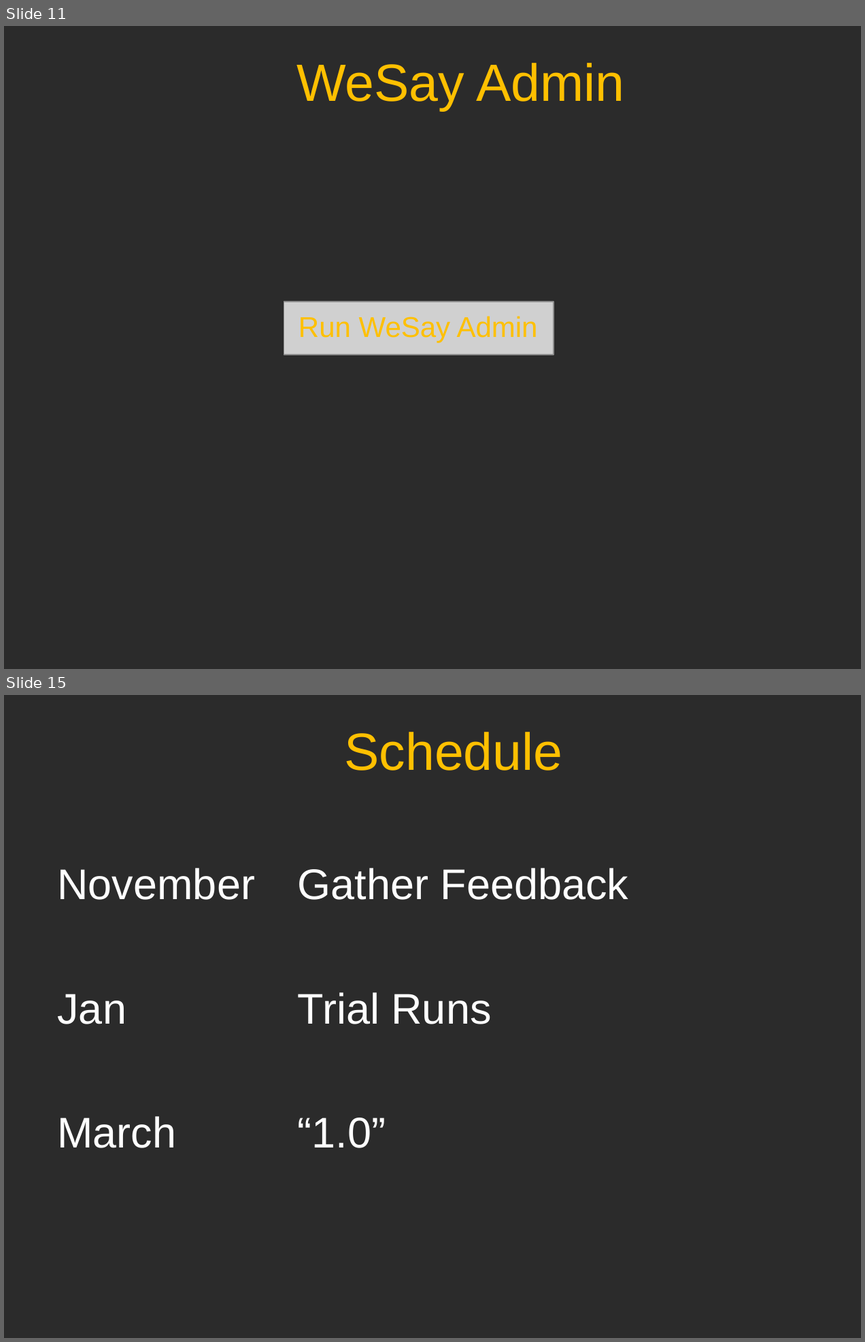
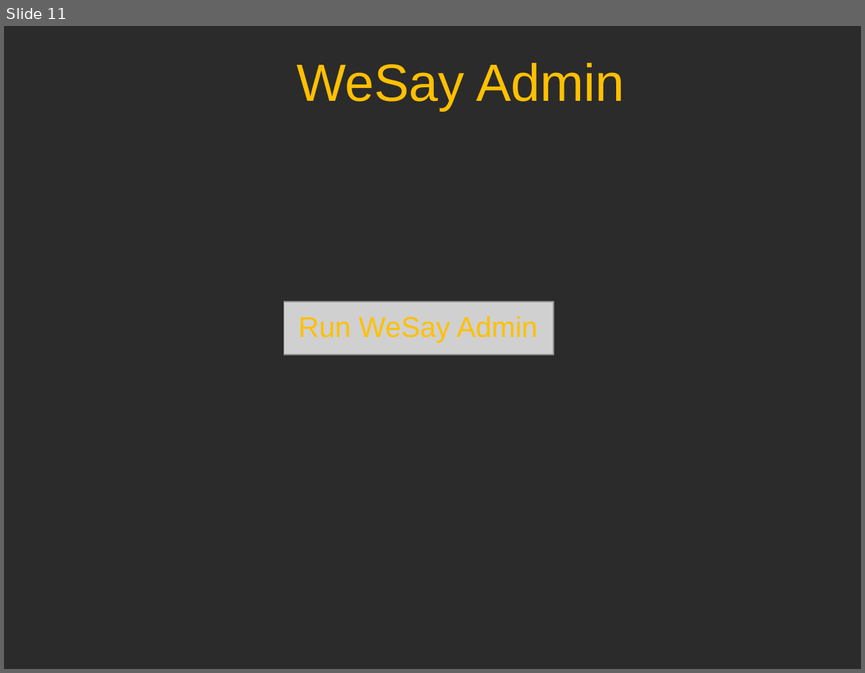
Before and after one commit to sillsdev/wesay, a slide deck: Presentations/CTC2006/V1.ppt. Shown one above the other, each under a label of ours: slides 11 and 15 before the commit, slide 11 after it; the slides between them are not shown. The pictures are 865x1342 and 865x673 pixels, drawn with LibreOffice and Linux fonts; fonts in the diff are those of the drawing; grey boxes stand for pictures; background and template pictures are left out; a plain dark background stands for a picture behind light text. Boxes give left, top, right and bottom in pixels: in the first picture for what was removed or moved away, otherwise in the second. Text is boxed around its words. In the diff, an @@ line names an element or a change of style, - is before the commit and + after.

```diff
--- a/Presentations/CTC2006/V1.ppt
+++ b/Presentations/CTC2006/V1.ppt
@@ slide 15 removed at (x1=4, y1=695, x2=861, y2=1338), background picture (left out) @@
@@ title removed at (x1=344, y1=732, x2=562, y2=770) @@
-Schedule
@@ text removed at (x1=57, y1=868, x2=629, y2=1148) @@
-  November Gather Feedback
-  Jan Trial Runs
-  March “1.0”
```
Also in this commit, not shown: 4 slides changed, 7 slides added, 8 other slides removed, 3 other files.
